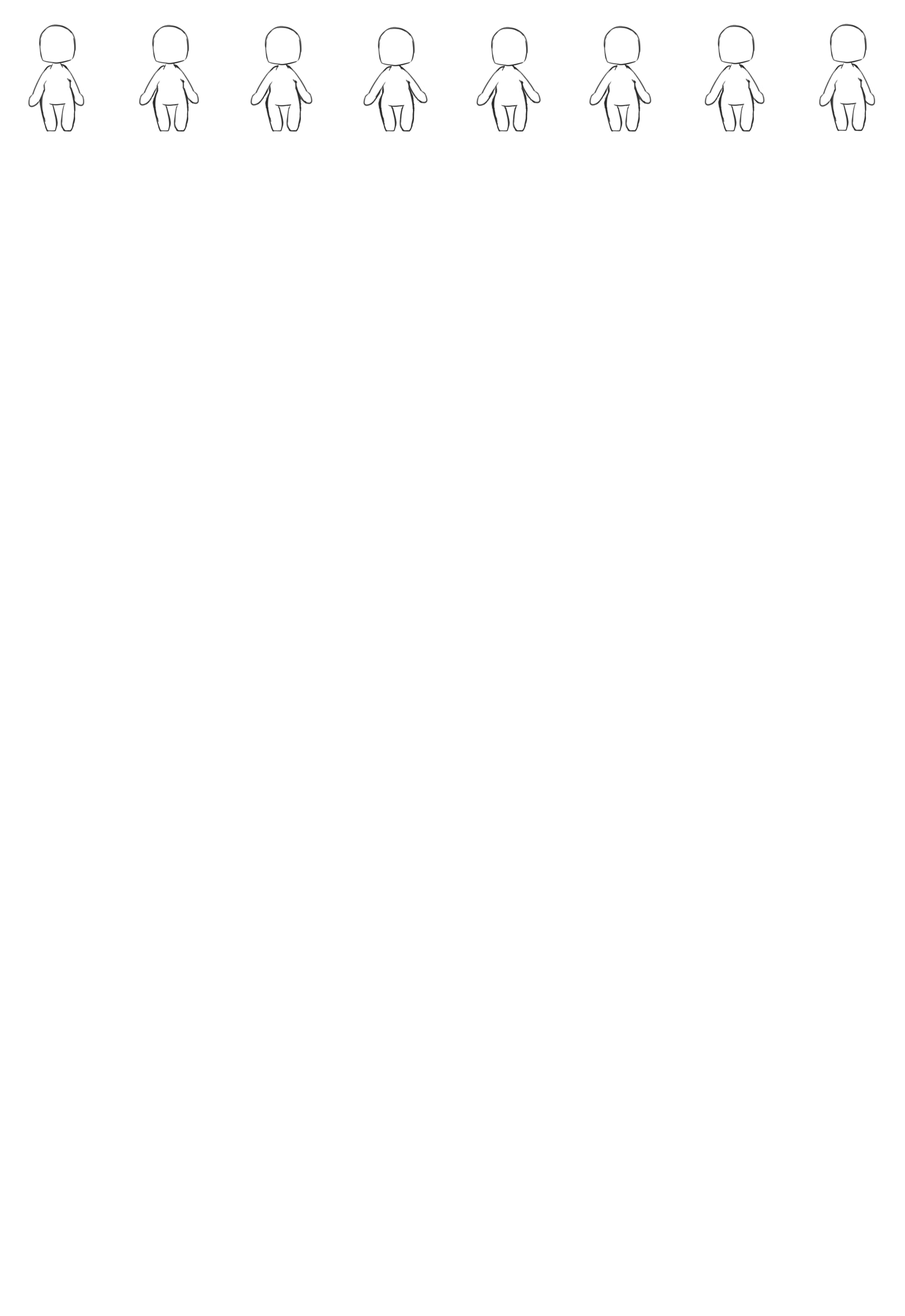
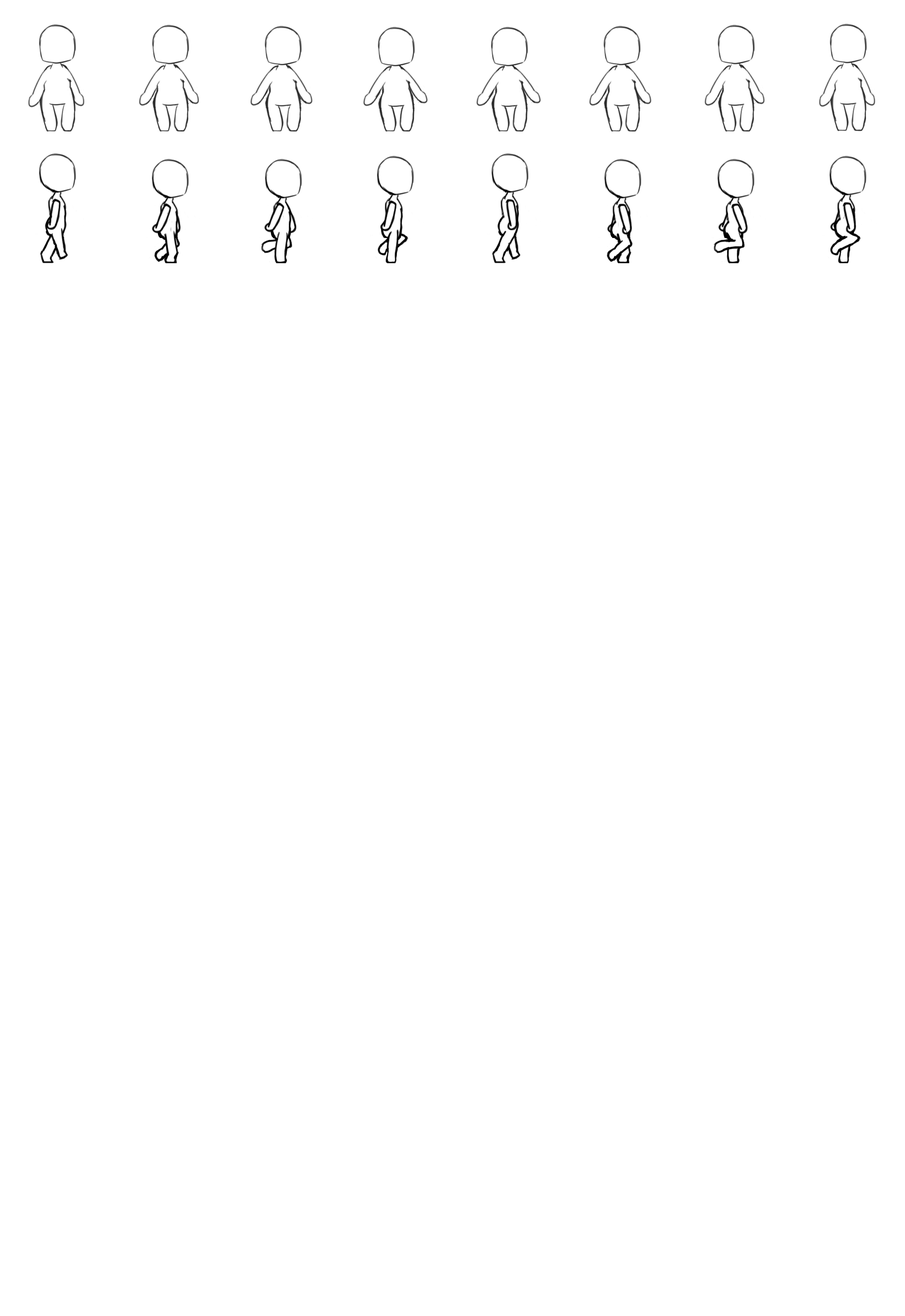
Two versions of the same layered image (905 × 1316). Layer-by-layer changes:
added group "Walking" with 13 layers above "Layer 0" over bbox(34, 152, 877, 265)
added layer "Legs" in group "Walking" over bbox(153, 229, 861, 264)
added layer "Back Arms" in group "Walking" over bbox(166, 202, 849, 234)
added layer "Front Arms" in group "Walking" over bbox(45, 198, 857, 235)
added layer "Second Colour" in group "Walking" over bbox(155, 203, 856, 234)
added layer "Frame 1" (2nd of 2, in "Walking") in group "Walking" over bbox(34, 152, 89, 264)
added layer "Frame 2" (2nd of 2, in "Walking") in group "Walking" over bbox(146, 158, 200, 240)
added layer "Frame 3" (2nd of 2, in "Walking") in group "Walking" over bbox(148, 158, 403, 265)
added layer "Frame 4" (2nd of 2, in "Walking") in group "Walking" over bbox(370, 155, 424, 239)
added layer "Frame 5" (2nd of 2, in "Walking") in group "Walking" over bbox(487, 152, 541, 264)
added layer "Frame 6" (2nd of 2, in "Walking") in group "Walking" over bbox(598, 158, 653, 239)
added layer "Frame 7" (2nd of 2, in "Walking") in group "Walking" over bbox(711, 158, 766, 239)
added layer "Frame 8" (2nd of 2, in "Walking") in group "Walking" over bbox(270, 155, 877, 239)
added layer "Colour" (2nd of 2, in "Walking") in group "Walking" over bbox(40, 155, 865, 263)
